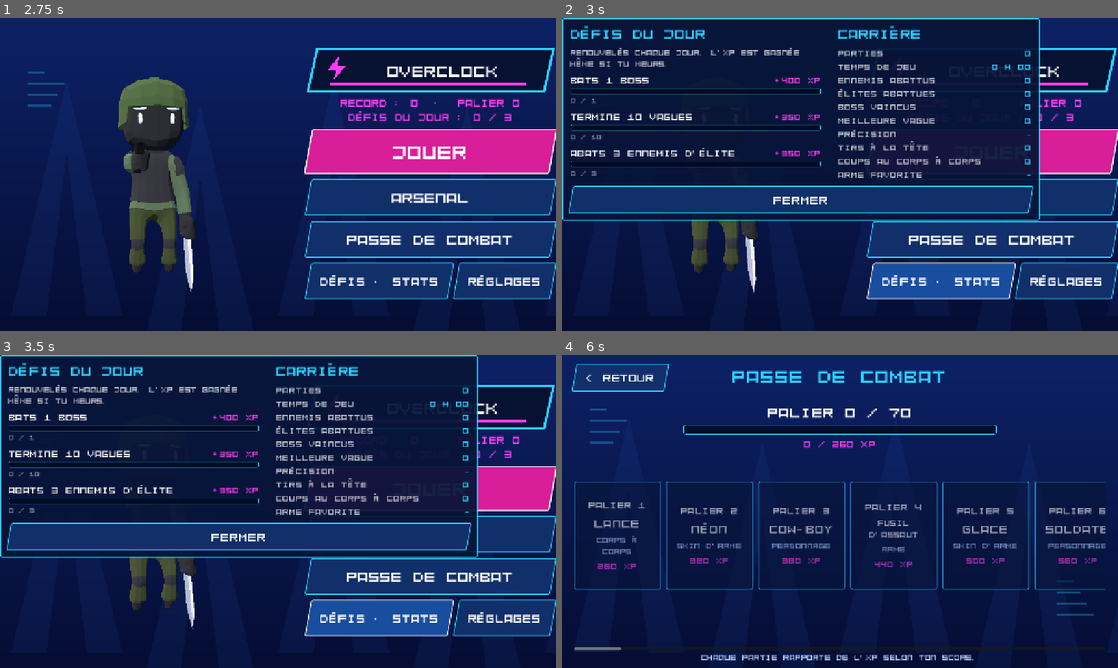
Above: before the commit, frames 1-4 (two rows, left to right).
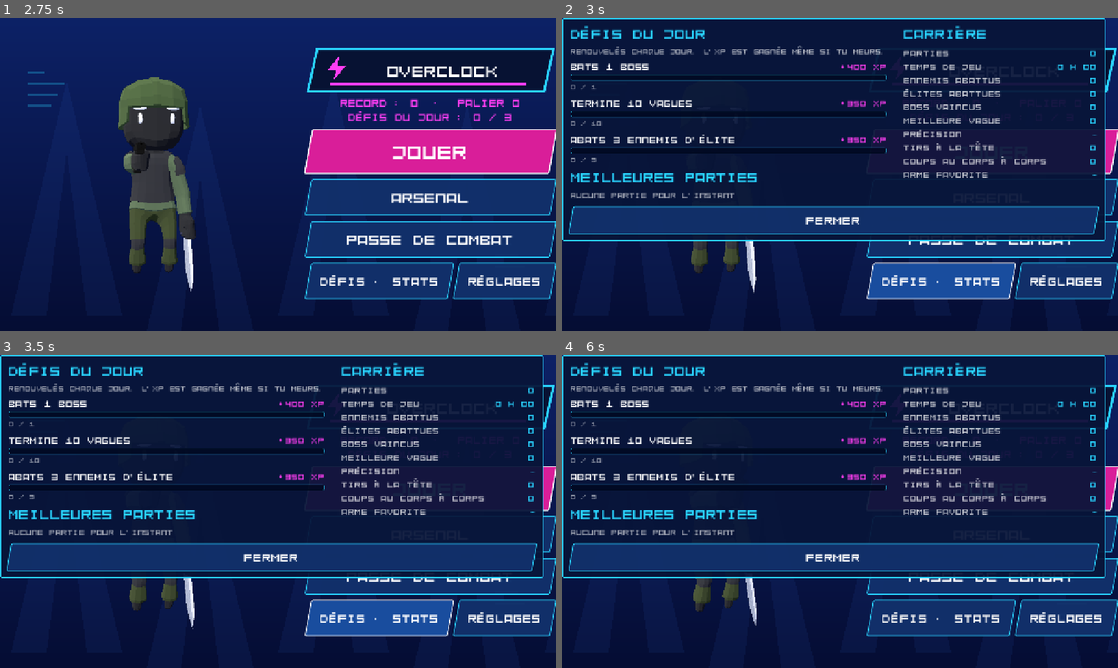
Above: after the commit, the same moments.

Repository: mariusortiz/overclock
Game: Godot game, scene res://scenes/loading.tscn
Two runs of this game, one before a commit and one after it. Both use one fixed random seed, a clock stepped at 60 frames per second and the inputs below.
Inputs (mouse positions are in pixels of both pictures, inside the frame that each line leads up to):
- Up to frame 1 (2.75 s): tap Enter at 0.5, 2 s; move the mouse to (400, 158) at 0.52 s; hold D (move_right) 0.53-1.25 s; tap F (melee) at 0.6 s; click (400, 158) at 0.67 s; tap Space (jump) at 0.77, 1.25 s; tap E (ultimate) at 0.8, 2.3 s; drag from (166, 190) to (250, 237) at 1.27 s; move the mouse to (333, 105) at 2.02 s; hold D (move_right) from 2.03 s (still down); tap Y (inspect) at 2.1 s; click (333, 105) at 2.17 s
- Up to frame 2 (3 s): release D (move_right) at 2.75 s; click "DÉFIS · STATS" at 2.75 s
- Up to frame 3 (3.5 s): no input
- Up to frame 4 (6 s): click "JOUER" at 3.5 s; click "JOUER" at 4.25 s; click "ARSENAL" at 5 s; click "PASSE DE COMBAT" at 5.75 s

Frame 1 is identical in both runs. In frame 2, 26% of the frame differs, in the area x 0-98%, y 0-72%; in frame 3, 26%; in frame 4, 59%, in the area x 0-100%, y 0-98%.

Commit message:
Endless mode after the Titan, and a local leaderboard
Beating the Titan now offers a choice: go home with all the XP, or carry on
in endless mode, where the arenas come around again with tougher bosses.
The ten best games played on the device are kept; the end screen shows the
rank and the DÉFIS · STATS panel lists the top five.

Co-Authored-By: Claude Opus 5.5 <noreply@anthropic.com>
Claude-Session: https://claude.ai/code/session_01TMrhLU8C9hMQ3DU14F1G1z

Diff:
--- a/scripts/hud.gd
+++ b/scripts/hud.gd
@@ -51,6 +51,7 @@
 @onready var _effects_label: RichTextLabel = $Effects
 @onready var _perk_choice: Control = $PerkChoice
 @onready var _exit_choice: Control = $ExitChoice
+@onready var _exit_title: Label = $ExitChoice/Center/Box/Title
 @onready var _continue_button: Button = $ExitChoice/Center/Box/Options/Continue
 @onready var _leave_button: Button = $ExitChoice/Center/Box/Options/Leave
 @onready var _perk_title: Label = $PerkChoice/Center/Box/Title
@@ -165,8 +166,11 @@
 
 
 ## After a boss: go on to `next_arena`, or go back to the menu with `xp`.
-func show_exit_choice(next_arena: String, xp: int) -> void:
+func show_exit_choice(next_arena: String, xp: int, endless := false) -> void:
+	_exit_title.text = "TITAN VAINCU" if endless else "BOSS VAINCU"
 	_continue_button.text = "CONTINUER\n\nDirection : %s\n\nMourir plus loin ne rapporte que la moitié de l'XP" % next_arena
+	if endless:
+		_continue_button.text = "MODE SANS FIN\n\nLes arènes reviennent,\nles boss plus forts\n\nMourir ne rapporte que la moitié de l'XP"
 	_leave_button.text = "RENTRER AU MENU\n\nEncaisser toute l'XP\n\n+%d XP" % xp
 	_leave_button.add_theme_color_override("font_color", ULTIMATE_READY_COLOR)
 	_exit_choice.visible = true
@@ -251,7 +255,7 @@
 ## `unlocked` lists the names of the rewards just earned. A victory
 ## celebrates and only offers to go back to the menu; a death halves the XP.
 func show_game_over(score: int, best: int, is_record: bool, xp: int, unlocked: Array, result := Result.DEATH,
-		challenges: Array[Dictionary] = []) -> void:
+		challenges: Array[Dictionary] = [], rank := 0) -> void:
 	_death_title.visible = false
 	_game_over = true
 	pause_menu.enabled = false
@@ -262,6 +266,8 @@
 	_final_score.text = "Score : %d" % score
 	_best_score.text = "Nouveau record !" if is_record else "Record : %d" % best
 	_xp_label.text = "+%d XP" % xp
+	if rank > 0:
+		_best_score.text += "  ·  %de du classement" % rank if rank > 1 else "  ·  1er du classement"
 	if result == Result.DEATH:
 		_xp_label.text += "  (moitié : tu es mort)"
 	for challenge in challenges:
--- /dev/null
+++ b/scripts/leaderboard.gd
@@ -0,0 +1,29 @@
+class_name Leaderboard
+## The ten best games played on this device: score, wave reached, hero, day,
+## and whether the game went on in endless mode.
+
+const SIZE := 10
+const SAVE_KEY := "leaderboard"
+
+
+static func entries() -> Array:
+	return SaveData.load_progress(SAVE_KEY, [])
+
+
+## Adds a game; returns its rank (1 is the best), or 0 if it is not in the ten.
+static func add(score: int, wave: int, hero: String, endless: bool) -> int:
+	if score <= 0:
+		return 0
+	var list := entries()
+	var entry := {"score": score, "wave": wave, "hero": hero, "endless": endless,
+			"date": Time.get_date_string_from_system()}
+	var rank := list.size()
+	for index in list.size():
+		if score > list[index].score:
+			rank = index
+			break
+	if rank >= SIZE:
+		return 0
+	list.insert(rank, entry)
+	SaveData.save_progress(SAVE_KEY, list.slice(0, SIZE))
+	return rank + 1
--- a/scripts/main.gd
+++ b/scripts/main.gd
@@ -37,6 +37,9 @@
 ## XP found in chests during this game, added to the battle pass at the end.
 var _bonus_xp := 0
 var _won := false
+## After the Titan, the game can go on: arenas come around again, and bosses
+## get tougher each time (see WaveManager._create_boss).
+var _endless := false
 var _boss: Boss
 var _stats := GameStats.new()
 
@@ -233,11 +236,12 @@
 	Music.play_track(_arena.music_track)
 	hud.hide_boss()
 	_add_score(BOSS_SCORE)
-	if kind == Boss.Kind.TITAN:
+	if kind == Boss.Kind.TITAN and not _endless:
 		_win()
 
 
-## The final boss is down: a trophy rises where it fell, then the results.
+## The final boss is down: a trophy rises where it fell, the Champion skin is
+## won, then the player chooses: go home, or carry on in endless mode.
 func _win() -> void:
 	_won = true
 	waves.stop()
@@ -247,14 +251,18 @@
 
 	var trophy := Trophy.new()
 	trophy.position = Vector3(_boss.global_position.x, _arena.global_position.y, _boss.global_position.z)
+	trophy.add_to_group("transient")
 	add_child(trophy)
 	hud.show_banner("VICTOIRE")
+	SaveData.save_progress(Loadout.CHAMPION_KEY, true)
 	await get_tree().create_timer(VICTORY_TIME).timeout
 
+	_mouse_was_captured = Input.mouse_mode == Input.MOUSE_MODE_CAPTURED
 	Input.action_release("fire")
+	Input.action_release("aim")
 	Input.mouse_mode = Input.MOUSE_MODE_VISIBLE
-	SaveData.save_progress(Loadout.CHAMPION_KEY, true)
-	_show_results(Hud.Result.VICTORY)
+	get_tree().paused = true
+	hud.show_exit_choice("", _earned_xp(), true)
 
 
 func _on_wave_cleared(number: int) -> void:
@@ -303,7 +311,10 @@
 		waves.stop()
 		get_tree().paused = false
 		player.process_mode = Node.PROCESS_MODE_DISABLED
-		_show_results(Hud.Result.LEFT)
+		_show_results(Hud.Result.VICTORY if _won else Hud.Result.LEFT)
+		return
+	if _won:
+		_start_endless()
 		return
 	_resume()
 	await hud.fade_to_black()
@@ -318,6 +329,19 @@
 	# Dying meanwhile starts its own slow motion: leave it alone.
 	if player.health > 0:
 		Engine.time_scale = 1.0
+
+
+## The game goes on past the Titan, from the first arena.
+func _start_endless() -> void:
+	_won = false
+	_endless = true
+	player.invulnerable = false
+	_resume()
+	await hud.fade_to_black()
+	_load_arena(_arena_index + 1)
+	hud.show_banner("MODE SANS FIN")
+	hud.fade_from_black()
+	waves.resume()
 
 
 ## XP this game is worth so far, if it ends without dying.
@@ -368,9 +392,10 @@
 	var unlocked := []
 	for id in BattlePass.add_xp(xp + challenge_xp):
 		unlocked.append(Loadout.find(id).item.name)
-	if result == Hud.Result.VICTORY:
+	if result == Hud.Result.VICTORY or _endless:
 		unlocked.append("skin Champion")
-	hud.show_game_over(score, maxi(score, best), is_record, xp, unlocked, result, completed)
+	var rank := Leaderboard.add(score, waves.wave, Loadout.selected_character().name, _endless)
+	hud.show_game_over(score, maxi(score, best), is_record, xp, unlocked, result, completed, rank)
 
 
 func _on_touch_look(relative: Vector2) -> void:
--- a/scripts/profile_panel.gd
+++ b/scripts/profile_panel.gd
@@ -1,7 +1,10 @@
 class_name ProfilePanel
 extends Control
-## Home screen panel: today's challenges on the left, career stats on the
-## right. Built by code; open() refreshes it.
+## Home screen panel: today's challenges and the best games on the left,
+## career stats on the right. Built by code; open() refreshes it.
+
+## Best games listed (the leaderboard keeps more).
+const BEST_SHOWN := 5
 
 const CYAN := Color(0.16, 0.83, 1.0)
 const MAGENTA := Color(1.0, 0.24, 0.95)
@@ -9,6 +12,7 @@
 
 var _challenges := VBoxContainer.new()
 var _stats := GridContainer.new()
+var _best := GridContainer.new()
 
 
 func _ready() -> void:
@@ -33,11 +37,16 @@
 	box.add_child(columns)
 	var left := VBoxContainer.new()
 	left.size_flags_horizontal = Control.SIZE_EXPAND_FILL
-	left.add_theme_constant_override("separation", 12)
+	left.add_theme_constant_override("separation", 10)
 	left.add_child(_title("DÉFIS DU JOUR"))
-	left.add_child(_label("Renouvelés chaque jour. L'XP est gagnée même si tu meurs.", 18, Color(1, 1, 1, 0.7)))
+	left.add_child(_label("Renouvelés chaque jour. L'XP est gagnée même si tu meurs.", 17, Color(1, 1, 1, 0.7)))
 	_challenges.add_theme_constant_override("separation", 14)
 	left.add_child(_challenges)
+	left.add_child(_title("MEILLEURES PARTIES"))
+	_best.columns = 4
+	_best.add_theme_constant_override("h_separation", 18)
+	_best.add_theme_constant_override("v_separation", 4)
+	left.add_child(_best)
 	columns.add_child(left)
 
 	var right := VBoxContainer.new()
@@ -59,8 +68,17 @@
 
 
 func open() -> void:
-	for child in _challenges.get_children() + _stats.get_children():
+	for child in _challenges.get_children() + _stats.get_children() + _best.get_children():
 		child.queue_free()
+	var best := Leaderboard.entries().slice(0, BEST_SHOWN)
+	if best.is_empty():
+		_best.add_child(_label("Aucune partie pour l'instant", 18, Color(1, 1, 1, 0.6)))
+	for index in best.size():
+		var entry: Dictionary = best[index]
+		_best.add_child(_label("%d." % (index + 1), 18, MAGENTA))
+		_best.add_child(_label(str(entry.score), 18, CYAN))
+		_best.add_child(_label("vague %d%s" % [entry.wave, " · sans fin" if entry.endless else ""], 18, Color.WHITE))
+		_best.add_child(_label("%s · %s" % [entry.hero, entry.date], 18, Color(1, 1, 1, 0.6)))
 	for challenge in Challenges.today():
 		_challenges.add_child(_challenge_row(challenge))
 	for line in GameStats.career_lines():
@@ -100,5 +118,4 @@
 	label.text = text
 	label.add_theme_font_size_override("font_size", font_size)
 	label.add_theme_color_override("font_color", color)
-	label.autowrap_mode = TextServer.AUTOWRAP_WORD_SMART if font_size <= 18 else TextServer.AUTOWRAP_OFF
 	return label
--- a/scripts/wave_manager.gd
+++ b/scripts/wave_manager.gd
@@ -64,10 +64,19 @@
 	wave = (wave / BOSS_EVERY + 1) * BOSS_EVERY - 1
 
 
-## Stops spawning for good (game over).
+## Stops spawning (game over, or the pause after the Titan).
 func stop() -> void:
 	_stopped = true
 	_spawn_timer.stop()
+
+
+## Starts again after stop(), with the next wave (endless mode).
+func resume() -> void:
+	_stopped = false
+	_to_spawn = 0
+	_alive = 0
+	_boss_pending = false
+	_start_next_wave(break_duration)
 
 
 # --- Difficulty curve -------------------------------------------------------
